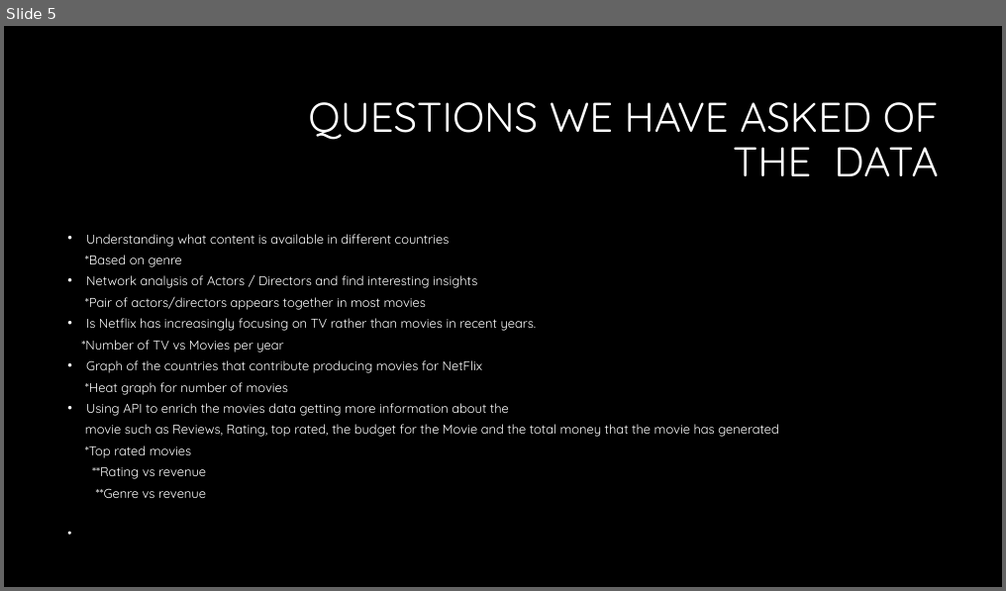
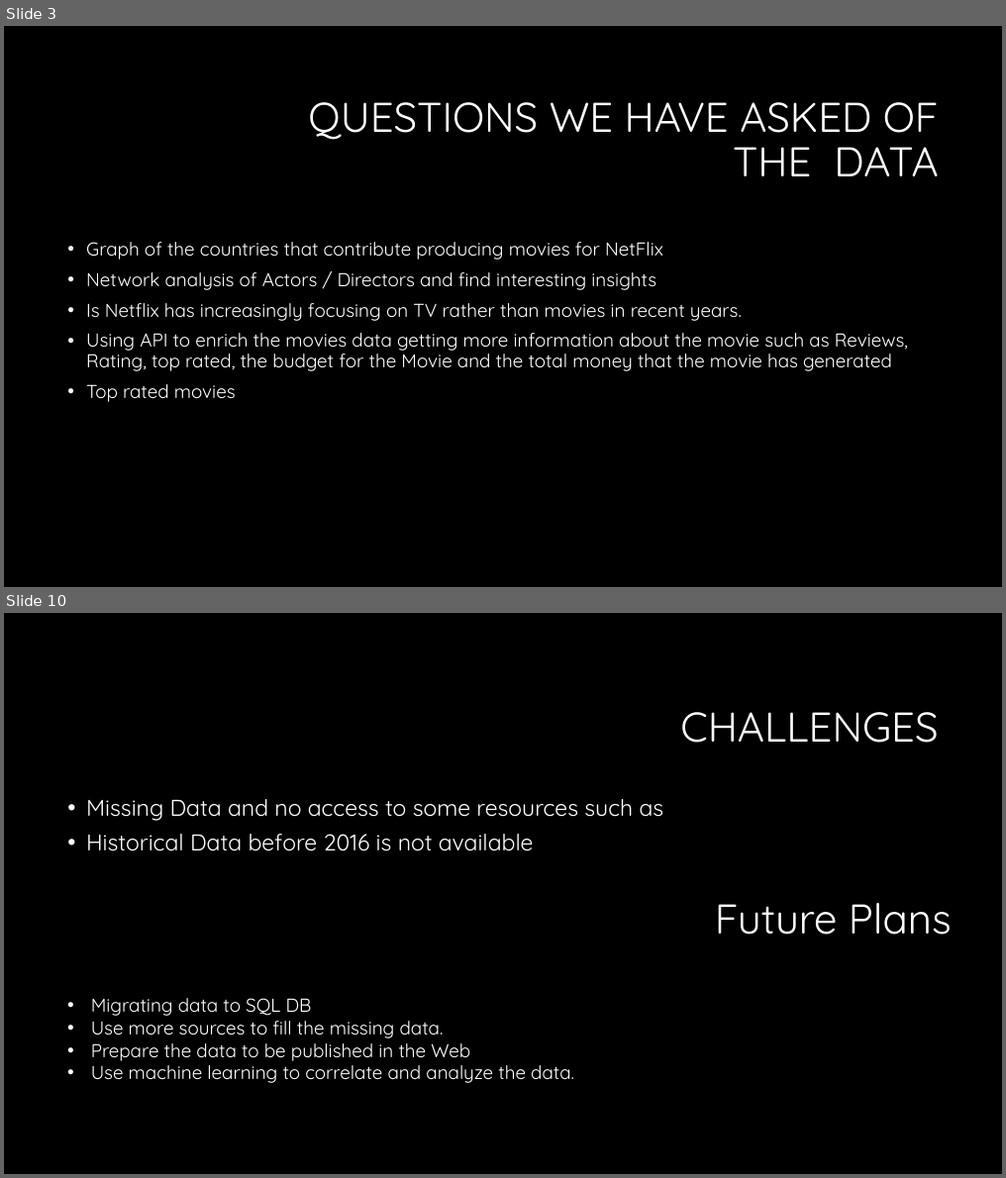
Before and after one commit to ahmadfarouk/Project-Netflix, a slide deck: netflix/The era of Netflix.pptx. Shown one above the other, each under a label of ours: slide 5 before the commit, slides 3 and 10 after it; the slides between them are not shown. The pictures are 1006x591 and 1006x1178 pixels, drawn with LibreOffice and Linux fonts; fonts in the diff are those of the drawing; background and template pictures are left out. Boxes give left, top, right and bottom in pixels: in the first picture for what was removed or moved away, otherwise in the second. Text is boxed around its words. In the diff, an @@ line names an element or a change of style, - is before the commit and + after.

```diff
--- a/netflix/The era of Netflix.pptx
+++ b/netflix/The era of Netflix.pptx
@@ slide 10 added at <box>4,613,1002,1174</box>, background #000000 @@
@@ title added at <box>680,712,938,743</box>, 40 pt, text #FFFFFF @@
+CHALLENGES
@@ text added at <box>86,799,664,852</box>, 22 pt, text #FFFFFF @@
+• Missing Data and no access to some resources such as
+• Historical Data before 2016 is not available
@@ text added at <box>715,903,951,935</box>, 40 pt, text #FFFFFF @@
+Future Plans
@@ text added at <box>91,998,574,1083</box>, 18 pt, text #FFFFFF @@
+• Migrating data to SQL DB
+• Use more sources to fill the missing data.
+• Prepare the data to be published in the Web
+• Use machine learning to correlate and analyze the data.
@@ what was slide 5 is now slide 3 @@
@@ slide 3 changed as well @@
@@ text at <box>86,242,663,260</box>: text changed; size 12.4 to 18 pt @@
-• Understanding what content is available in different countries
-*Based on genre
+• Graph of the countries that contribute producing movies for NetFlix
@@ text at <box>86,273,742,321</box>: size 12.4 to 18 pt in "Network analysis of Actors / Directors and ...", "Is Netflix has increasingly focusing on TV ..."; line spacing 0.7 to 0.9 @@
@@ text at <box>85,296,426,310</box>: paragraph removed @@
-*Pair of actors/directors appears together in most movies
@@ text at <box>86,333,908,402</box>: text changed; size 12.4 to 18 pt @@
-*Number of TV vs Movies per year
-• Graph of the countries that contribute producing movies for NetFlix
-*Heat graph for number of movies
-• Using API to enrich the movies data getting more information about the
-movie such as Reviews, Rating, top rated, the budget for the Movie and the total money that the movie has generated
-*Top rated movies
-**Rating vs revenue
-**Genre vs revenue
+• Using API to enrich the movies data getting more information about the movie such as Reviews, Rating, top rated, the budget for the Movie and the total money that the movie has generated
+• Top rated movies
```
Also in this commit, not shown: 2 other slides changed, 6 other slides added, 6 slides removed, 1 other file.
